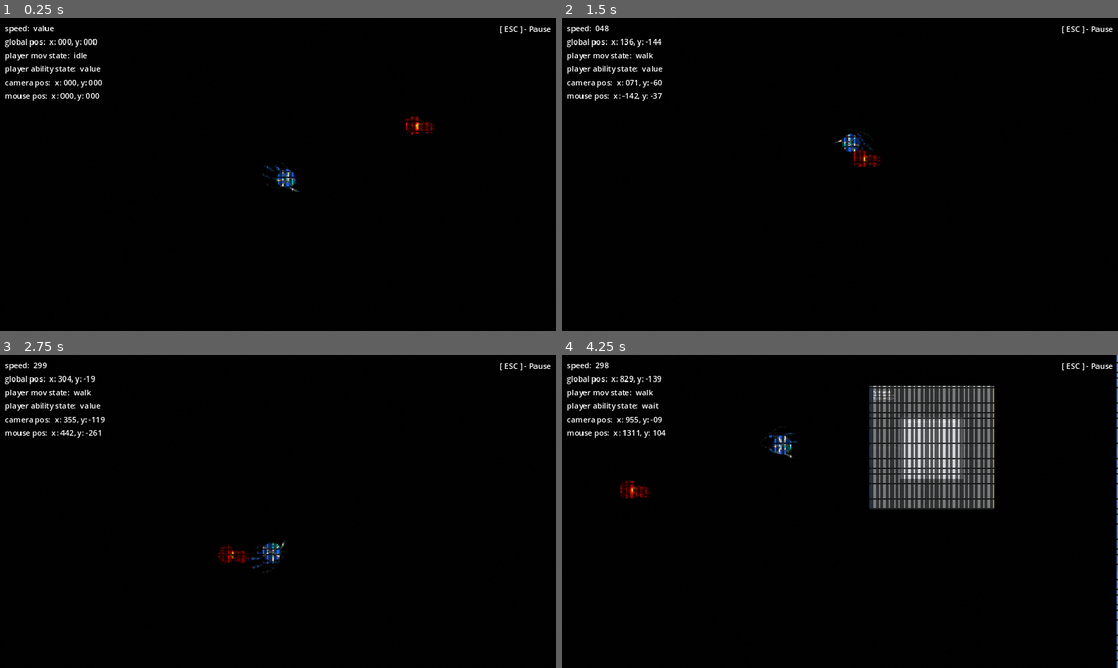
Above: before the commit, frames 1-4 (two rows, left to right).
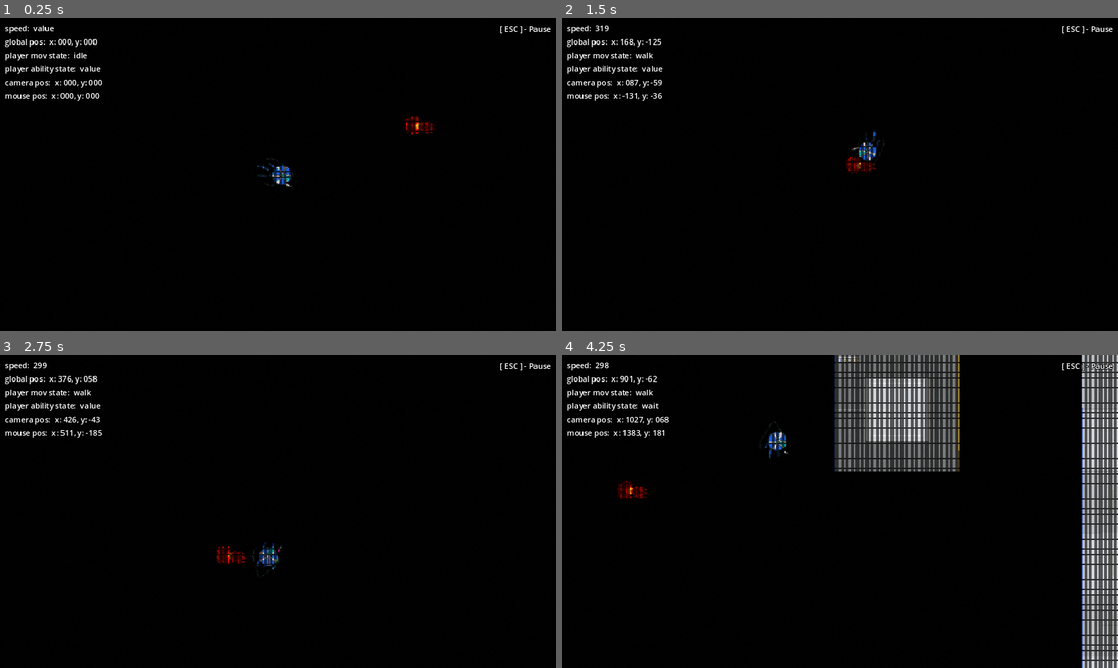
Above: after the commit, the same moments.

Repository: JJPSeno/project-q
Game: Godot game, scene res://World/world.tscn
The game is run twice, just before and just after one commit, with the same random seed, the same clock (stepped at 60 frames per second) and the same inputs.
Inputs (mouse positions are in pixels of both pictures, inside the frame that each line leads up to):
- Up to frame 1 (0.25 s): no input
- Up to frame 2 (1.5 s): move the mouse to (962, 158) at 0.52 s; hold D (right) 0.53-1.28 s; hold W (base_movement) 0.53-1.28 s; move the mouse to (728, 190) at 1.27 s; hold S (down) from 1.28 s (still down); tap Shift (run) at 1.35 s
- Up to frame 3 (2.75 s): move the mouse to (333, 442) at 2.02 s; release S (down) at 2.03 s; hold D (right) from 2.03 s (still down); hold Right mouse button (secondary) from 2.03 s (still down)
- Up to frame 4 (4.25 s): move the mouse to (812, 574) at 2.77 s; release Right mouse button (secondary) at 2.78 s; tap Space (special) at 2.85 s; move the mouse to (1006, 558) at 3.52 s; release D (right) at 3.53 s; hold A (left) from 3.53 s (still down); hold W (base_movement) from 3.53 s (still down)

The runs differ from the first frame. In frame 1, 0.3% of the frame differs, in the area x 46-54%, y 44-56%; in frame 2, 0.7%; in frame 3, 0.5%; in frame 4, 18%, in the area x 10-100%, y 0-100%.

Commit message:
Update obstacles; update nav; update world tilemap; update spike

Diff:
--- a/Controllers/PlayerAbilityController/player_ability_controller.gd
+++ b/Controllers/PlayerAbilityController/player_ability_controller.gd
@@ -2,10 +2,11 @@
 extends Node
 
 
+const SPIKE_PROJECTILE = preload("res://Player/SpikeProjectile/spike_projectile.tscn")
 @export var parent : CharacterBody2D
 @export var input_ability_states : Dictionary
+@export var bullet_origin : Marker2D
 @onready var input_ability_state_machine: InputAbilityStateMachine = $InputAbilityStateMachine
-const SPIKE_PROJECTILE = preload("res://Player/spike/spike_projectile.tscn")
 
 
 func _ready() -> void:
@@ -21,6 +22,8 @@
 
 func _on_spike_cast():
 	var spike_instance = SPIKE_PROJECTILE.instantiate()
-	spike_instance.position = parent.position
-	spike_instance.rotation_degrees = parent.rotation_degrees
-	get_parent().add_child(spike_instance)
+	spike_instance.rotation = parent.rotation
+	spike_instance.position = bullet_origin.global_position
+	var projectile_space = get_node('../../ProjectileSpace')
+	if projectile_space != null:
+		projectile_space.add_child(spike_instance)
--- a/Enemy/Ant/ant.tscn
+++ b/Enemy/Ant/ant.tscn
@@ -97,7 +97,7 @@
 
 [node name="Ant" type="CharacterBody2D" groups=["enemy"]]
 collision_layer = 8
-collision_mask = 30
+collision_mask = 95
 motion_mode = 1
 wall_min_slide_angle = 0.0
 script = ExtResource("1_d8g6l")
--- a/Player/spike/spike_projectile.gd
+++ b/Player/SpikeProjectile/spike_projectile.gd
@@ -1,9 +1,9 @@
-extends Area2D
+extends CharacterBody2D
 
-const SPIKE_LINE_TEXTURE := preload("res://Assets/Player/spike/spike_link_sm.png")
+const SPIKE_LINE_TEXTURE := preload("res://Assets/Player/SpikeProjectile/spike_link_sm.png")
 var line = Line2D.new()
 var isTrailing = false
-@onready var animated_sprite_2d: AnimatedSprite2D = $AnimatedSprite2D
+@onready var animation_player: AnimationPlayer = $AnimationPlayer
 @export var player : CharacterBody2D
 @export var spike_speed := 200.0
 
@@ -14,10 +14,10 @@
 
 
 func _physics_process(delta: float) -> void:
-	position += transform.x * spike_speed * delta
 	if isTrailing:
 		line.points[1] = to_local(player.position)
-
+	velocity = spike_speed * Vector2.from_angle(rotation)
+	move_and_slide()
 
 func _on_spike_hit() -> void:
 	isTrailing = true
--- /dev/null
+++ b/Player/SpikeProjectile/spike_projectile.tscn
@@ -0,0 +1,46 @@
+[gd_scene load_steps=6 format=3 uid="uid://cccl074q2v4gk"]
+
+[ext_resource type="Script" path="res://Player/SpikeProjectile/spike_projectile.gd" id="1_6kdv4"]
+[ext_resource type="Texture2D" uid="uid://c2ejlq2yeqnu2" path="res://Assets/Player/SpikeProjectile/spike.png" id="1_od5k8"]
+[ext_resource type="Texture2D" uid="uid://bc3naft37f3jb" path="res://Assets/Player/SpikeProjectile/planted_spike.png" id="2_leysx"]
+
+[sub_resource type="RectangleShape2D" id="RectangleShape2D_qthtq"]
+size = Vector2(7, 20)
+
+[sub_resource type="SpriteFrames" id="SpriteFrames_76enq"]
+animations = [{
+"frames": [{
+"duration": 1.0,
+"texture": ExtResource("1_od5k8")
+}],
+"loop": false,
+"name": &"flying",
+"speed": 5.0
+}, {
+"frames": [{
+"duration": 1.0,
+"texture": ExtResource("2_leysx")
+}],
+"loop": true,
+"name": &"planted",
+"speed": 5.0
+}]
+
+[node name="SpikeProjectile" type="CharacterBody2D"]
+collision_layer = 64
+collision_mask = 5
+script = ExtResource("1_6kdv4")
+spike_speed = 1000.0
+
+[node name="CollisionShape2D" type="CollisionShape2D" parent="."]
+position = Vector2(0.5, 0)
+rotation = 1.5708
+shape = SubResource("RectangleShape2D_qthtq")
+
+[node name="Sprite" type="AnimatedSprite2D" parent="."]
+rotation = 1.5708
+sprite_frames = SubResource("SpriteFrames_76enq")
+animation = &"flying"
+autoplay = "flying"
+
+[node name="AnimationPlayer" type="AnimationPlayer" parent="."]
--- a/Player/player.tscn
+++ b/Player/player.tscn
@@ -24,7 +24,7 @@
 [node name="Player" type="CharacterBody2D" groups=["player"]]
 modulate = Color(0.86, 0.86, 0.86, 1)
 collision_layer = 2
-collision_mask = 13
+collision_mask = 45
 up_direction = Vector2(1, 0)
 script = ExtResource("1_t54ku")
 
@@ -36,16 +36,17 @@
 "walk": ExtResource("5_d40nl")
 }
 
-[node name="PlayerAbilityController" parent="." node_paths=PackedStringArray("parent") instance=ExtResource("6_hsx6x")]
+[node name="PlayerAbilityController" parent="." node_paths=PackedStringArray("parent", "bullet_origin") instance=ExtResource("6_hsx6x")]
 parent = NodePath("..")
 input_ability_states = {
 "dash": ExtResource("10_251nf"),
 "spike": ExtResource("9_syksp"),
 "wait": ExtResource("7_u0ssl")
 }
+bullet_origin = NodePath("../BulletOrigin")
 
 [node name="CompositeSprite" type="Node2D" parent="."]
-position = Vector2(-5, 13)
+position = Vector2(-17, 10)
 rotation = 1.5708
 scale = Vector2(0.65, 0.65)
 
@@ -106,5 +107,8 @@
 node_b = NodePath("../RigidCape1")
 
 [node name="CollisionShape2D" type="CollisionShape2D" parent="."]
-position = Vector2(14, 0)
+position = Vector2(7, -3)
 shape = SubResource("CircleShape2D_hrudf")
+
+[node name="BulletOrigin" type="Marker2D" parent="."]
+position = Vector2(43, 9)
--- a/Player/spike/spike_projectile.tscn
+++ /dev/null
@@ -1,44 +0,0 @@
-[gd_scene load_steps=6 format=3 uid="uid://c7r2fgfqyuepw"]
-
-[ext_resource type="Texture2D" uid="uid://bc3naft37f3jb" path="res://Assets/Player/spike/planted_spike.png" id="1_ijqyb"]
-[ext_resource type="Script" path="res://Player/spike/spike_projectile.gd" id="1_s7if0"]
-[ext_resource type="Texture2D" uid="uid://c2ejlq2yeqnu2" path="res://Assets/Player/spike/spike.png" id="2_37tq5"]
-
-[sub_resource type="SpriteFrames" id="SpriteFrames_m832k"]
-animations = [{
-"frames": [{
-"duration": 1.0,
-"texture": ExtResource("1_ijqyb")
-}],
-"loop": true,
-"name": &"planted",
-"speed": 5.0
-}, {
-"frames": [{
-"duration": 1.0,
-"texture": ExtResource("2_37tq5")
-}],
-"loop": true,
-"name": &"shooting",
-"speed": 1.0
-}]
-
-[sub_resource type="RectangleShape2D" id="RectangleShape2D_bn7qq"]
-size = Vector2(7, 12)
-
-[node name="SpikeProjectile" type="Area2D"]
-script = ExtResource("1_s7if0")
-spike_speed = 800.0
-
-[node name="AnimatedSprite2D" type="AnimatedSprite2D" parent="."]
-position = Vector2(-5, -1)
-rotation = 1.5708
-sprite_frames = SubResource("SpriteFrames_m832k")
-animation = &"shooting"
-autoplay = "shooting"
-offset = Vector2(0, -4.5)
-
-[node name="CollisionShape2D" type="CollisionShape2D" parent="."]
-position = Vector2(2, -0.5)
-rotation = 1.5708
-shape = SubResource("RectangleShape2D_bn7qq")
--- a/World/WorldBoundary/world_boundary.tscn
+++ b/World/WorldBoundary/world_boundary.tscn
@@ -13,7 +13,7 @@
 
 [node name="StaticBody2D" type="StaticBody2D" parent="."]
 collision_layer = 4
-collision_mask = 26
+collision_mask = 90
 
 [node name="CollisionShape2D" type="CollisionShape2D" parent="StaticBody2D"]
 shape = SubResource("RectangleShape2D_ejwcs")
--- a/World/WorldBoundary/world_boundary_tilemap.tscn
+++ b/World/WorldBoundary/world_boundary_tilemap.tscn
@@ -44,7 +44,8 @@
 
 [sub_resource type="TileSet" id="TileSet_cuu3u"]
 tile_size = Vector2i(256, 256)
-physics_layer_0/collision_layer = 1
+physics_layer_0/collision_layer = 4
+physics_layer_0/collision_mask = 90
 navigation_layer_0/layers = 1
 sources/0 = SubResource("TileSetScenesCollectionSource_7ea6g")
 sources/1 = SubResource("TileSetAtlasSource_hu8ie")
@@ -52,4 +53,5 @@
 sources/3 = SubResource("TileSetScenesCollectionSource_ewr7v")
 
 [node name="WorldBoundaryTilemap" type="TileMapLayer"]
+rotation = -0.00207633
 tile_set = SubResource("TileSet_cuu3u")
--- a/World/world.tscn
+++ b/World/world.tscn
@@ -76,6 +76,8 @@
 position_smoothing_speed = 10.0
 
 [node name="Player" parent="." instance=ExtResource("1_q4ndm")]
+motion_mode = 1
+wall_min_slide_angle = 0.0
 
 [node name="Enemies" type="Node2D" parent="."]
 
@@ -83,4 +85,6 @@
 position = Vector2(329, -117)
 rotation = 0.164915
 
+[node name="ProjectileSpace" type="Node2D" parent="." groups=["projectile_space"]]
+
 [node name="MainCanvasLayer" parent="." instance=ExtResource("4_anaq4")]
--- a/project.godot
+++ b/project.godot
@@ -34,6 +34,7 @@
 
 player=""
 enemy=""
+projectile_space=""
 
 [input]
 
Renamed: Assets/Player/spike/planted_spike.png -> Assets/Player/SpikeProjectile/planted_spike.png
Not shown, changed: Assets/Player/SpikeProjectile/planted_spike.png.import
Renamed: Assets/Player/spike/spike.png -> Assets/Player/SpikeProjectile/spike.png
Not shown, changed: Assets/Player/SpikeProjectile/spike.png.import
Renamed: Assets/Player/spike/spike_link_sm.png -> Assets/Player/SpikeProjectile/spike_link_sm.png
Not shown, changed: Assets/Player/SpikeProjectile/spike_link_sm.png.import
